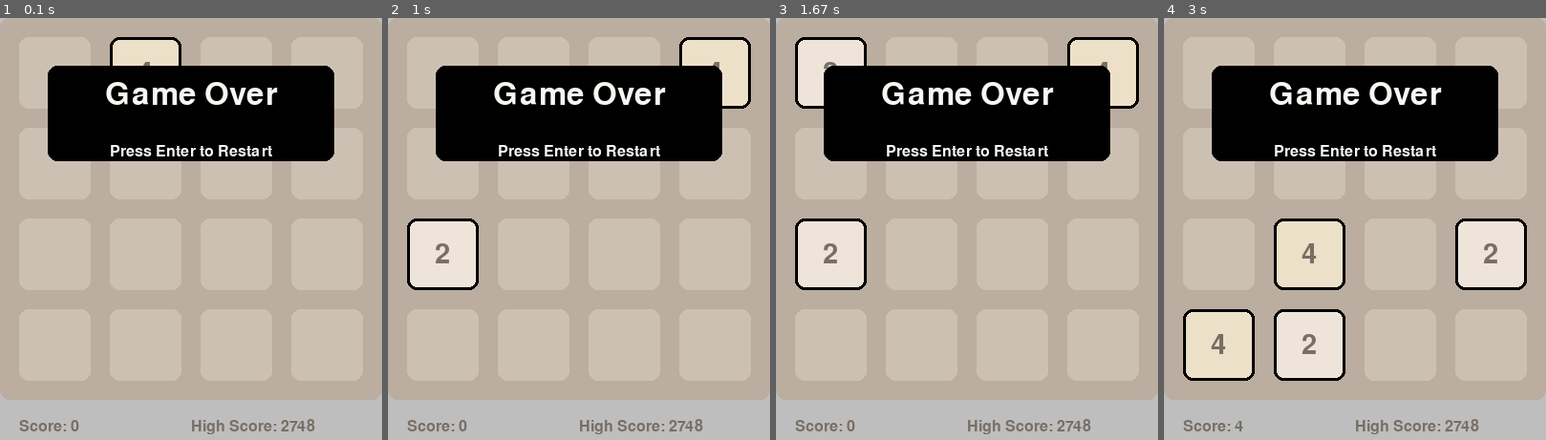
Above: before the commit, frames 1-4 (left to right).
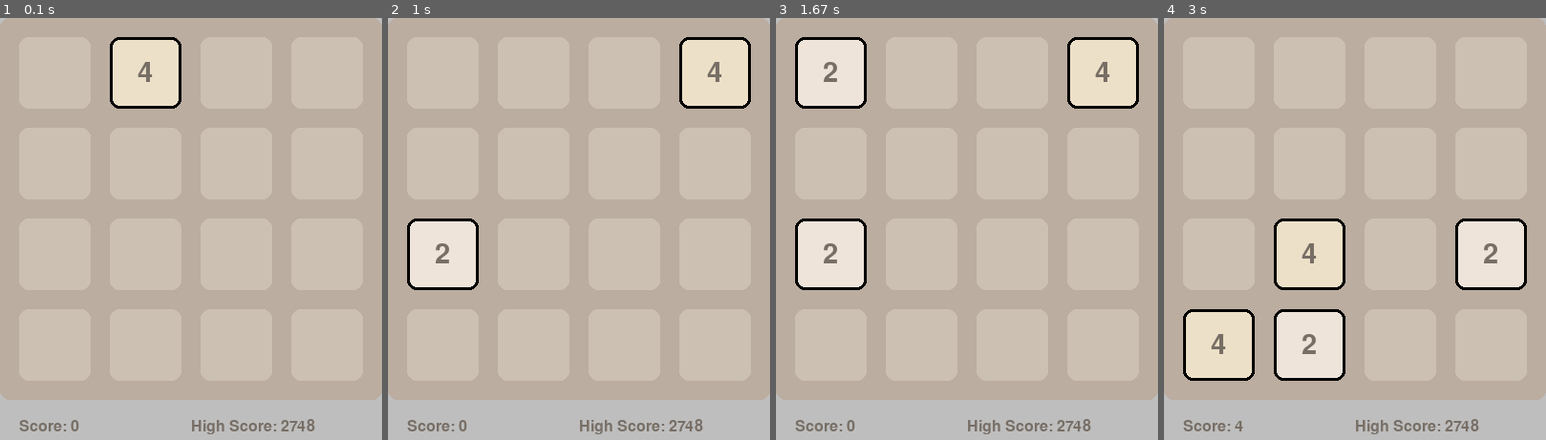
Above: after the commit, the same moments.

Repository: Acidicts/Pygame-2048
Game: pygame game, started from main.py
The game is run twice, just before and just after one commit, with the same random seed, the same clock (stepped at 60 frames per second) and the same inputs.
Inputs:
- Up to frame 1 (0.1 s): no input
- Up to frame 2 (1 s): hold Right 0.33-0.8 s; hold Up from 0.83 s (still down)
- Up to frame 3 (1.67 s): release Up at 1.3 s
- Up to frame 4 (3 s): hold Left 1.83-2.37 s; hold Down 2.4-2.87 s

The runs differ from the first frame. In frame 1, 17% of the frame differs, in the area x 12-88%, y 11-34%; in frame 2, 17%; in frame 3, 17%; in frame 4, 17%.

Commit message:
Changed an boolean value

Diff:
--- a/main.py
+++ b/main.py
@@ -193,7 +193,7 @@
 
     if spawn_new:
         board_values, game_over = new_piece(board_values)
-        game_over = True
+        game_over = False
         spawn_new = False
 
     if direction != '':
